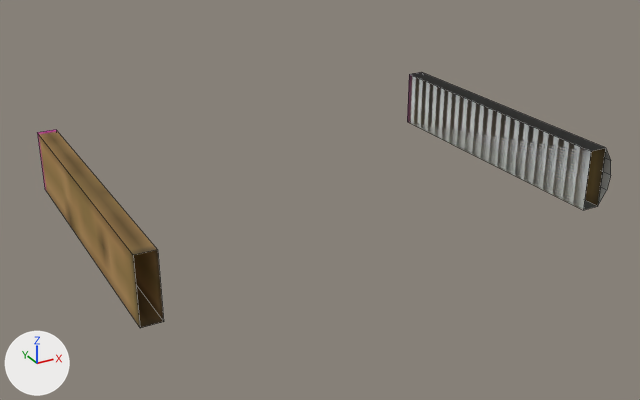
The Blender file resources/assets/taam/models/block/conveyor.blend, before and after one commit.
Rendered twice from a 50 mm lens placed at (-0.138, -1.427, 0.932), pointed at (0.497, -0.272, 0.354). The axes (+X, +Y, +Z) are drawn at lower left. The lights are the same throughout. Mesh edges are drawn as thin lines. The same objects are shown in both versions, whatever each file hides.

Objects in the first picture: 'ConveyorStraightBegin_Framing_Alu', 'ConveyorStraightBegin_Framing_Wood'.
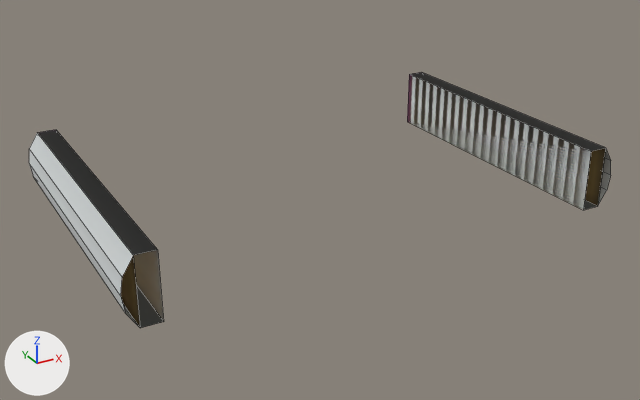
Boxes [x1, y1, x2, y2] around the edits, measured in the pictures (640 x 400 px):
'ConveyorStraightBegin_Framing_Alu', modifiers changed (184% wider, 85% taller): before [407, 72, 611, 210]; after [29, 72, 611, 328]
'ConveyorStraightBegin_Framing_Wood', unchanged, covered by the edit: before [37, 130, 605, 328]; after [121, 148, 605, 327]

Patch to the scene script:
```diff
--- a/resources/assets/taam/models/block/conveyor.blend.py
+++ b/resources/assets/taam/models/block/conveyor.blend.py
@@ ob_conveyorstraightbegin_framing_alu @@
 ob_conveyorstraightbegin_framing_alu.rotation_euler = (0.0, 0.0, 3.142)  # degrees (0, 0, 180)
+_m = ob_conveyorstraightbegin_framing_alu.modifiers.new('Mirror', 'MIRROR')
+_m.mirror_object = ob_mirrorobject
```
